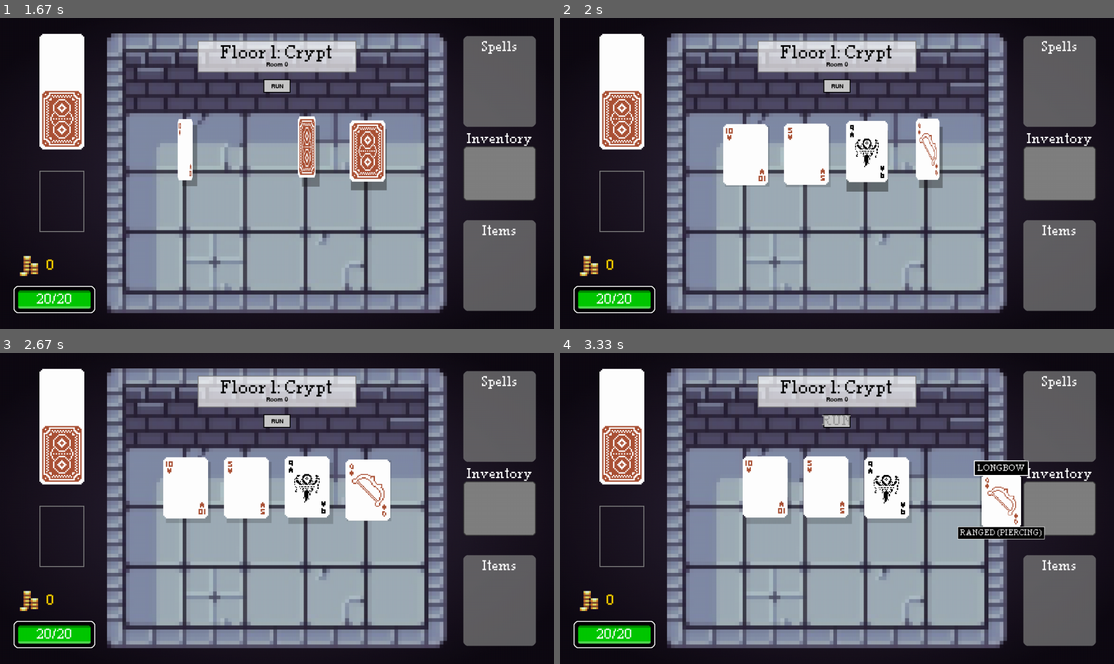
Above: before the commit, frames 1-4 (two rows, left to right).
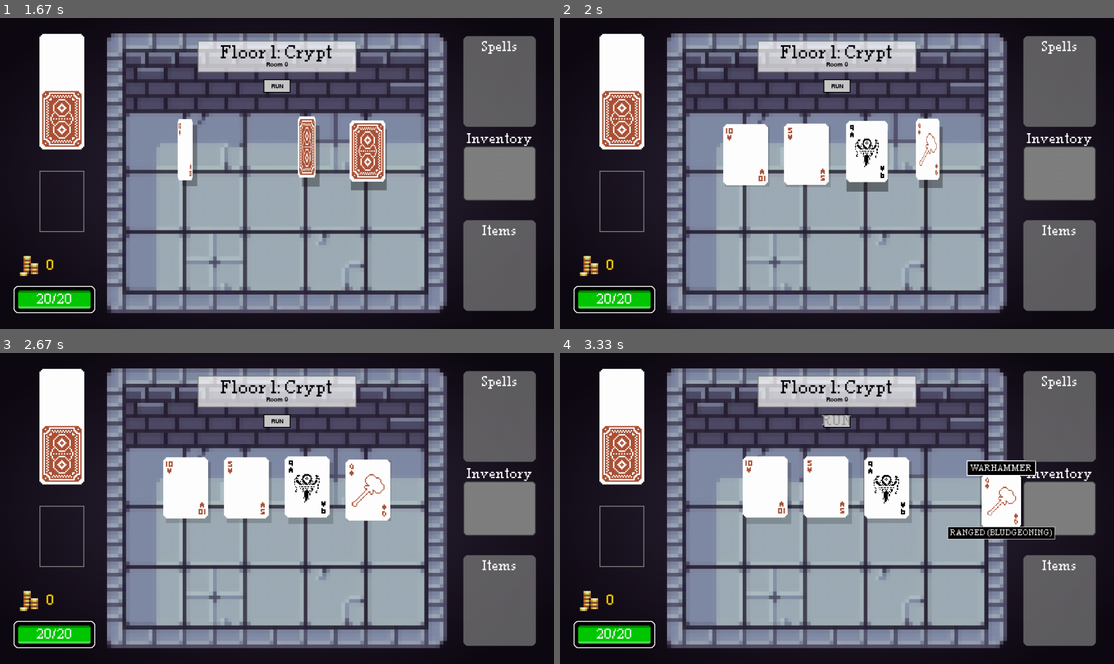
Above: after the commit, the same moments.

Repository: YetiGonk/Scoundrel-Pygame
Game: pygame game, started from main.py
Same seed, same stepped clock (60 frames per second), same inputs: the game is played once before the commit and once after it.
Inputs (mouse positions are in pixels of both pictures, inside the frame that each line leads up to):
- Up to frame 1 (1.67 s): click "START GAME" at 0.38 s; click (144, 176) at 0.72 s; click "Continue" at 1.05 s
- Up to frame 2 (2 s): click (637, 164) at 1.88 s
- Up to frame 3 (2.67 s): no input
- Up to frame 4 (3.33 s): click (947, 483) at 3.22 s

Frame 1 is identical in both runs. In frame 2, 0.1% of the frame differs, in the area x 64-68%, y 37-48%; in frame 3, 0.2%; in frame 4, 0.9%, in the area x 69-90%, y 34-60%.

Commit message:
weapon + damage mapping

Diff:
--- a/components/card.py
+++ b/components/card.py
@@ -4,7 +4,7 @@
 import random
 from constants import CARD_WIDTH, CARD_HEIGHT, CARD_RED, BLACK, WHITE, DARK_GRAY, FONTS_PATH
 from utils.resource_loader import ResourceLoader
-from roguelike_constants import FLOOR_MONSTERS
+from roguelike_constants import FLOOR_MONSTERS, WEAPON_DAMAGE_TYPES, WEAPON_MAPPINGS
 
 class Card:
     """ Represents a card in the game with support for rotation and scaling. """
@@ -207,39 +207,8 @@
         new_surface = pygame.Surface((card_width, card_height), pygame.SRCALPHA)
         new_surface.blit(card_surface, (0, 0))
 
-        # Determine which weapon image to use based on value
-        # Map card values to weapon image names
-        weapon_mapping = {
-            2: "arrow",        # 2 is arrow
-            3: "shortsword",   # 3 is shortsword
-            4: "shield",       # 4 is shield
-            5: "axe",          # 5 is axe
-            6: "warhammer",    # 6 is warhammer
-            7: "flail",        # 7 is flail
-            8: "greatsword",   # 8 is greatsword
-            9: "greatsword",   # 9 is also greatsword (fallback)
-            10: "crossbow",    # 10 is crossbow
-            11: "longbow",     # 11 is longbow
-            12: "longbow",     # 12 is also longbow (fallback)
-            13: "crossbow",    # 13 is also crossbow (fallback)
-            14: "greatsword"   # 14 (Ace) is a special greatsword
-        }
-
-        # Map weapons to damage types
-        damage_type_mapping = {
-            "arrow": "piercing",
-            "shortsword": "slashing",
-            "shield": "bludgeoning",
-            "axe": "slashing",
-            "warhammer": "bludgeoning",
-            "flail": "bludgeoning",
-            "greatsword": "slashing",
-            "crossbow": "piercing",
-            "longbow": "piercing"
-        }
-
         # Default weapon in case value isn't in mapping
-        weapon_name = weapon_mapping.get(self.value, "shortsword")
+        weapon_name = WEAPON_MAPPINGS.get(self.value, "shortsword")
 
         # Determine weapon type from mapping if not already set
         if self.weapon_type is None:
@@ -251,7 +220,7 @@
                 self.weapon_type = "melee"
 
         # Set damage type based on weapon name
-        self.damage_type = damage_type_mapping.get(weapon_name, "piercing")
+        self.damage_type = WEAPON_DAMAGE_TYPES.get(weapon_name, "piercing")
 
         # Set the card name based on the weapon
         if self.weapon_type == "arrow":
--- a/roguelike_constants.py
+++ b/roguelike_constants.py
@@ -353,3 +353,31 @@
     "ink_spray": "Blinds player, reducing hit chance by 75%",
     "tidal_wave": "Pushes back all characters and applies wet effect"
 }
+
+WEAPON_MAPPINGS = {
+    2: "arrow",
+    3: "arrow",
+    4: "shield",
+    5: "axe",
+    6: "warhammer",
+    7: "flail",
+    8: "shortsword",
+    9: "greatsword",
+    10: "shortsword",
+    11: "longbow",
+    12: "warhammer",
+    13: "crossbow",
+    14: "greatsword"
+}
+
+WEAPON_DAMAGE_TYPES = {
+    "arrow": "piercing",
+    "shortsword": "slashing",
+    "shield": "bludgeoning",
+    "axe": "slashing",
+    "warhammer": "bludgeoning",
+    "flail": "bludgeoning",
+    "greatsword": "slashing",
+    "crossbow": "piercing",
+    "longbow": "piercing"
+}
